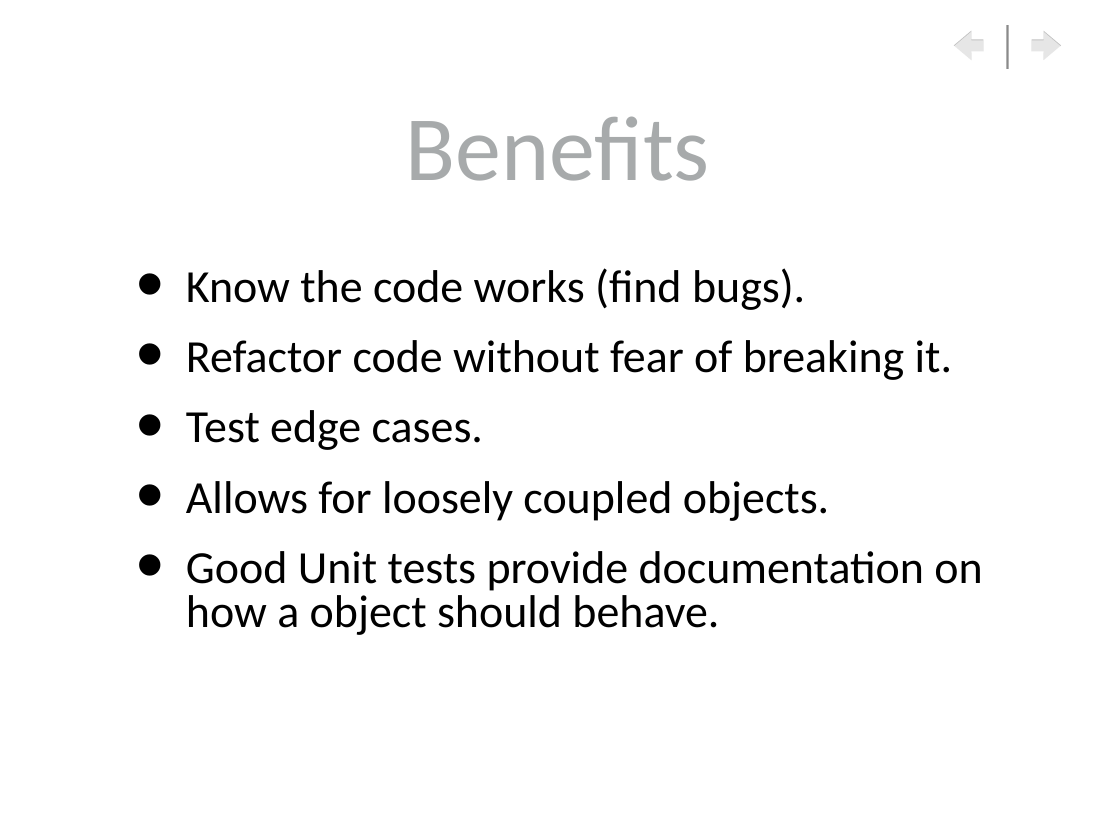
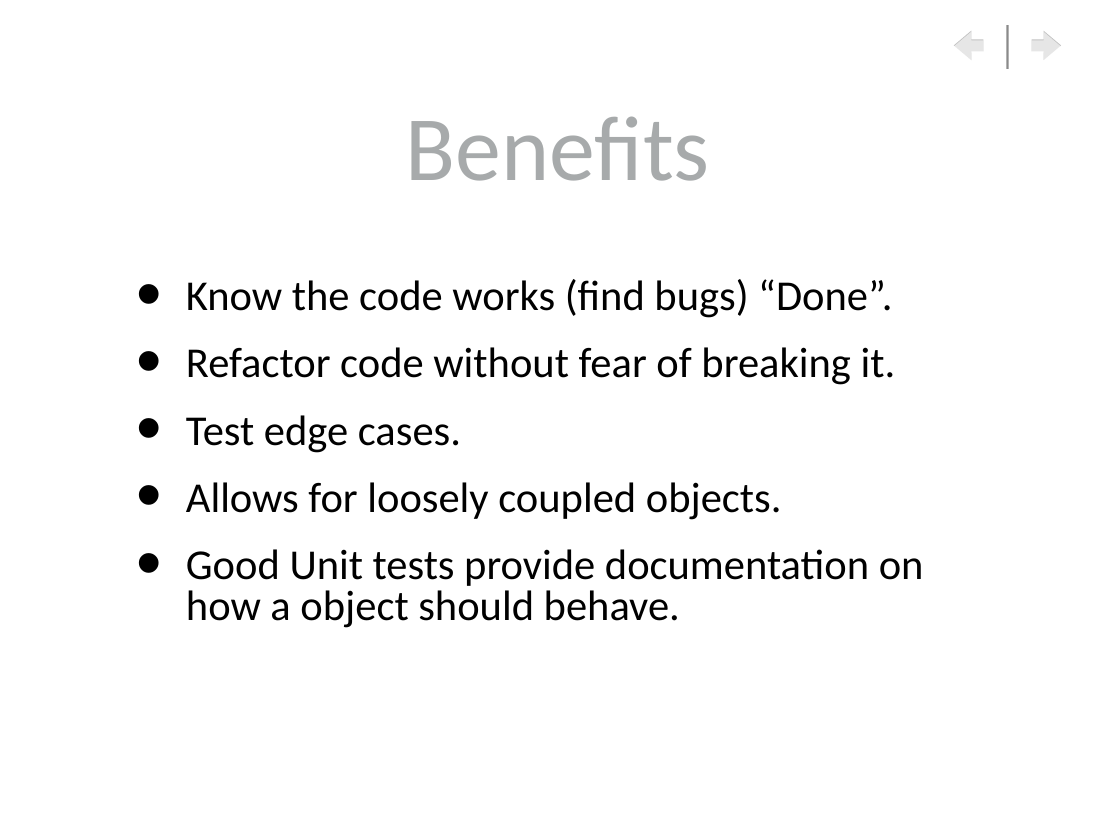
Before and after one commit to RaviVaranasi/mocktesting, a slide deck: slide 6 of docs/MockingGroovyTesting.ppt. Drawn at 1120x840 pixels with LibreOffice and Linux fonts; fonts in the diff are those of the drawing; background and template pictures are left out. Boxes give left, top, right and bottom in pixels: in the first picture for what was removed or moved away, otherwise in the second. Text is boxed around its words. In the diff, an @@ line names an element or a change of style, - is before the commit and + after.

Commit message:
PPT changes again from the dry run.

```diff
--- a/docs/MockingGroovyTesting.ppt
+++ b/docs/MockingGroovyTesting.ppt
@@ text at <box>186,279,892,318</box>: text changed; size 42 to 38.9 pt @@
-• Know the code works (find bugs).
+• Know the code works (find bugs) “Done”.
@@ text at <box>186,347,924,628</box>: size 42 to 38.9 pt in "Refactor code without fear of breaking it.", "Test edge cases.", "Allows for loosely coupled objects.", "Good Unit tests provide documentation on how ..." @@
```
Also in this commit, not shown: 2 other slides changed.
